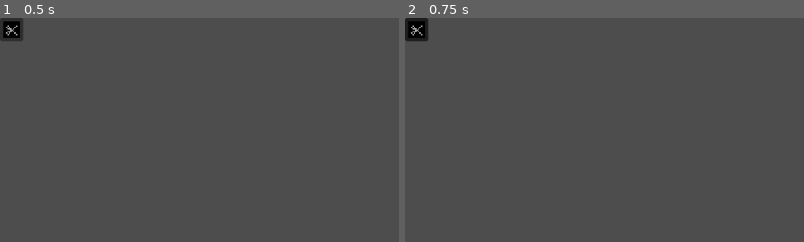
Above: before the commit, frames 1-2 (left to right).
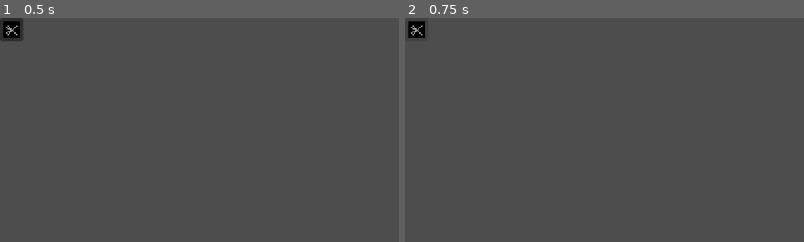
Above: after the commit, the same moments.

Repository: The-Sinking-Ship-Incorporated/farming-sim
Game: Godot game, scene res://scenes/ui/elements/action_buttons/action_button_harvest.tscn
Same seed, same stepped clock (60 frames per second), same inputs: the game is played once before the commit and once after it. This scene is started directly instead of the project's main scene.
Inputs (mouse positions are % of the whole screen's width and height, from its top left):
- Up to frame 1 (0.5 s): no input
- Up to frame 2 (0.75 s): click (1, 3) at 0.5 s
The pictures show only the part of the screen within x 0-50%, y 0-50%; the shares and areas given below are measured in that part.

Frame 1 is identical in both runs. In frame 2, 0.3% of the frame differs, in the area x 0-6%, y 0-11%.

Commit message:
feat: create task for each obj in current selection when respective action button is pressed

Diff:
--- a/scenes/ui/elements/action_buttons/action_button_harvest.tscn
+++ b/scenes/ui/elements/action_buttons/action_button_harvest.tscn
@@ -12,6 +12,5 @@
 tooltip_text = "Harvest"
 focus_mode = 0
 mouse_filter = 1
-toggle_mode = true
 icon = SubResource("AtlasTexture_m7siw")
 expand_icon = true
--- a/scripts/data/task_manager.gd
+++ b/scripts/data/task_manager.gd
@@ -2,6 +2,8 @@
 class_name TaskManager
 
 var taskQueue = []
+
+@onready var selection_manager: Control = $"../../WorldUI/SelectionManager"
 
 
 func AddTask(taskType, targetItem):
@@ -29,6 +31,13 @@
 	return task
 
 
+func RunActionOnSelectedObjs(taskType: Task.TaskType):
+	var selectedObjs = []
+	for a in selection_manager.currSelection:
+		selectedObjs.append(a.get_parent())
+	for o in selectedObjs:
+		AddTask(taskType, o)
+
+
 func OnActionButtonPressed(taskType: Task.TaskType):
-	# TODO request task for every obj in selection
-	pass
+	RunActionOnSelectedObjs(taskType)
Not shown: 10 places in scenes/ui/menus/menu_bar.tscn that only renumber resources
